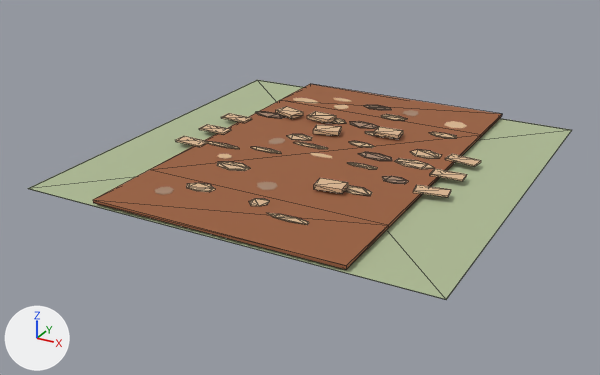
Before and after pictures for a commit that changed the glTF model frontend/public/assets/buildings/roads/ground_road/ground_road_straight_ns_construction.glb.
Both versions are drawn from a 50 mm camera at (3.17, -6.21, 2.76) aimed at (-0.12, -0.22, -0.24). The lights are fixed; the arrows at lower left show +X, +Y and +Z. The picture after the commit comes second. Mesh edges are drawn as thin lines on the coarser meshes. Where no turn or scale is listed for an object, it has been applied to the vertices. Vertices at exactly the same position are counted once.

Objects in the first picture: 'SM_road_connected_surface.021', 'SM_road_grass_tile.021' and 42 more.
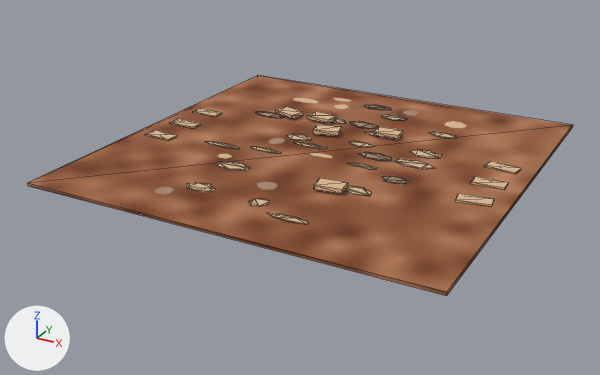
Location of each change, [x1, y1, x2, y2] in pixels of the pictures (600 x 375 px):
'SM_road_connected_surface.021', surface changed, reshaped (33% wider, 19% taller)
    before: [93, 84, 502, 269]
    after: [27, 75, 573, 296]
'SM_road_grass_tile.021', deleted
    before: [28, 80, 572, 300]

The change, as a diff of the scene's bpy script:
```diff
--- a/frontend/public/assets/buildings/roads/ground_road/ground_road_straight_ns_construction.glb.py
+++ b/frontend/public/assets/buildings/roads/ground_road/ground_road_straight_ns_construction.glb.py
@@ mat_mat_ground_road_surface @@
 n2 = _N.new('ShaderNodeTexImage'); n2.name = 'Image Texture'
 n2.image = img_ground_road_surface
-n3 = _N.new('ShaderNodeUVMap'); n3.name = 'UV Map'
-n3.uv_map = 'UVMap.-01'
 _L.new(n0.outputs[0], n1.inputs[0])  # 'BSDF' to 'Surface'
 _L.new(n2.outputs[0], n0.inputs[0])  # 'Color' to 'Base Color'
-_L.new(n3.outputs[0], n2.inputs[0])  # 'UV' to 'Vector'
@@ me_sm_road_connected_surface_021 @@
 # used by ob_sm_road_connected_surface_021; location = (0.0, 0.0, 0.0)
-me_sm_road_connected_surface_021.from_pydata(...)  # 16 vertices, 28 faces; spans x -1.1..1.1, y -1.8..1.8, z 0.03..0.05
+me_sm_road_connected_surface_021.from_pydata(...)  # 8 vertices, 12 faces; spans x -1.8..1.8, y -1.8..1.8, z 0.03..0.05
+# me_sm_road_connected_surface_021 part 1: the whole mesh is rebuilt
 me_sm_road_connected_surface_021.materials.append(mat_mat_ground_road_surface)
@@ ob_sm_road_grass_tile_021 @@
-ob_sm_road_grass_tile_021 = bpy.data.objects.new('SM_road_grass_tile.021', me_cube_339)
-ob_sm_road_grass_tile_021.location = (0.0, 0.0, 0.002)
```
